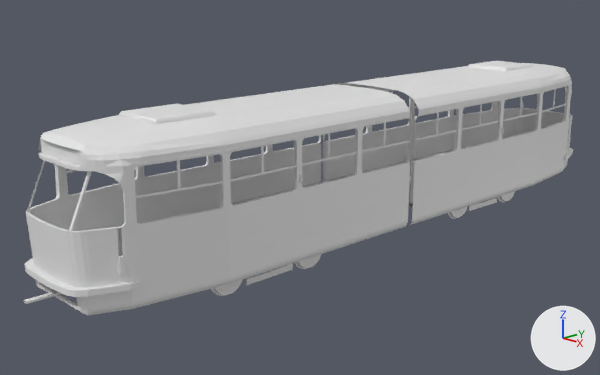
Two versions of the Blender file assets/models/T3RP/T3.blend, one commit apart.
Rendered twice from a 50 mm lens placed at (11.06, -12.18, 6.07), pointed at (-0.78, -1.04, 1.71). Every picture has the same lights, and +X, +Y and +Z are marked at lower right.

Names of what the first picture shows: 'T3'.
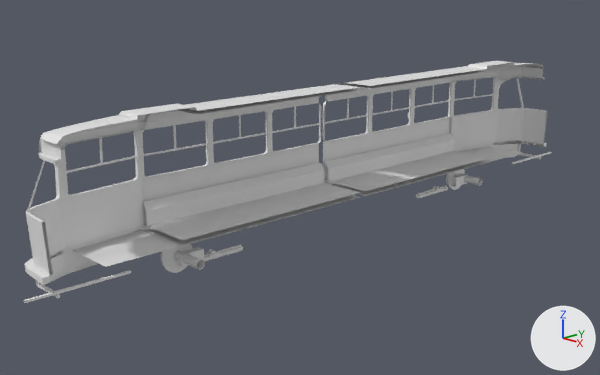
Where the change shows, as pixel boxes [x1, y1, x2, y2] in the pictures (600 x 375 px):
'T3', reshaped, modifiers changed: before [23, 61, 573, 315]; after [23, 61, 552, 303]
part 1 of me_plane, added: after [204, 185, 448, 262]
part 2 of me_plane, cut back: before [211, 191, 515, 296]; after [58, 115, 541, 293]
part 3 of me_plane, added: after [146, 71, 485, 130]

The change in detail:
me_plane is used by ob_t3; location (0.0, 0.0, 0.0); scale (1.25, 7.0, 1.0).
me_plane had 1927 vertices, 1880 faces, 74 loose edges and spanned x -1.05..0.0, y 0.01..1.05, z 0.69..3.8.
me_plane now has 3873 vertices, 3185 faces, 182 loose edges and spans x -1.05..0.0, y 0.01..1.05, z 0.72..3.8.
me_plane part 1: a new loose piece of 2313 vertices spanning x -0.62..-0.5, y 0.38..0.53, z 0.78..0.95.
me_plane part 2: 51 vertices moved from x -0.63..-0.55, y 0.54..0.64, z 0.69..1.4 to x -0.63..-0.55, y 0.55..0.63, z 0.72..1.37; 622 vertices removed from x -0.63..0.0, y 0.27..0.64, z 0.69..1.4; 187 vertices added at x -0.94..0.0, y 0.01..0.98, z 0.72..2.42.
me_plane part 3: 68 vertices added at x -0.94..0.0, y 0.02..0.62, z 3.28..3.67.
Object 'T3' (ob_t3) has a MIRROR modifier named 'Mirror'.
On modifier 'Mirror' of object 'T3' (ob_t3), use_axis goes from (True, True, False) to (False, True, False).
